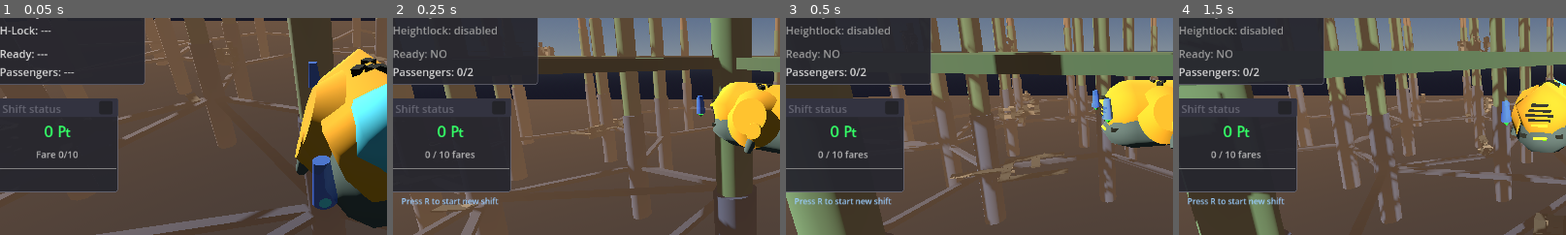
Above: before the commit, frames 1-4 (left to right).
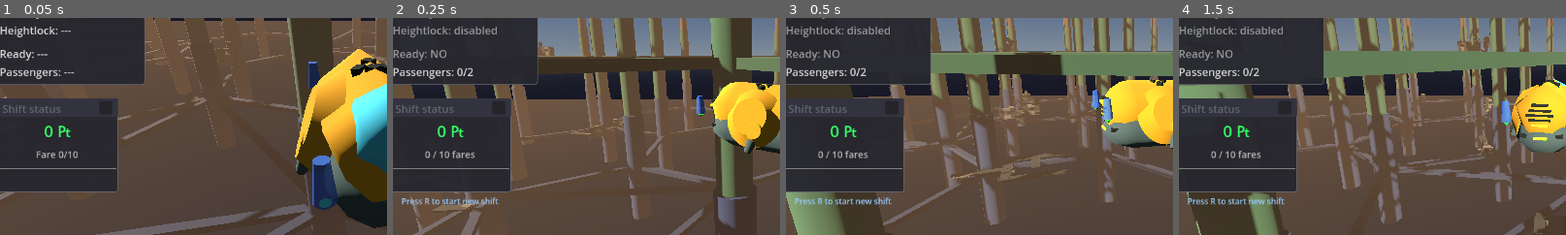
Above: after the commit, the same moments.

Repository: TaxiService/fcar
Game: Godot game, scene res://city/city_test.tscn
Two runs of this game, one before a commit and one after it. Both use one fixed random seed, a clock stepped at 60 frames per second and the inputs below.
Inputs (mouse positions are % of the whole screen's width and height, from its top left):
- Up to frame 1 (0.05 s): no input
- Up to frame 2 (0.25 s): no input
- Up to frame 3 (0.5 s): no input
- Up to frame 4 (1.5 s): tap R (toggle_ready_for_fares) at 0.5, 1.25 s; drag from (11, 23) to (60, 28) at 0.52 s; drag from (10, 57) to (45, 70) at 1.27 s
The pictures show only the part of the screen within x 2-52%, y 28-78%; the shares and areas given below are measured in that part.

The runs differ from the first frame. In frame 1, 0.3% of the frame differs, in the area x 2-19%, y 3-9%; in frame 2, nothing differs; in frame 3, nothing differs; in frame 4, nothing differs.

Commit message:
doubled hurrybonus multiplier, fixed typo in debugwindow

Diff:
--- a/ShiftManager.gd
+++ b/ShiftManager.gd
@@ -12,7 +12,7 @@
 const BASE_FARE: int = 25  # Per trip
 const PER_PERSON_FARE: int = 25  # Per passenger
 const DISTANCE_DIVISOR: float = 20.0  # Distance in meters / this = bonus ₧
-const HURRY_MULTIPLIER: float = 10.0  # Multiplier for hurry bonus calculation
+const HURRY_MULTIPLIER: float = 20.0  # Multiplier for hurry bonus calculation
 const HURRY_TIME_BUFFER: float = 0.03  # 3 seconds per 100 meters added to minimum time
 
 # Shift state
--- a/ui/DebugWindow.gd
+++ b/ui/DebugWindow.gd
@@ -69,7 +69,7 @@
 
 	# Heightlock
 	heightlock_label = Label.new()
-	heightlock_label.text = "H-Lock: ---"
+	heightlock_label.text = "Heightlock: ---"
 	vbox.add_child(heightlock_label)
 
 	# Another separator
